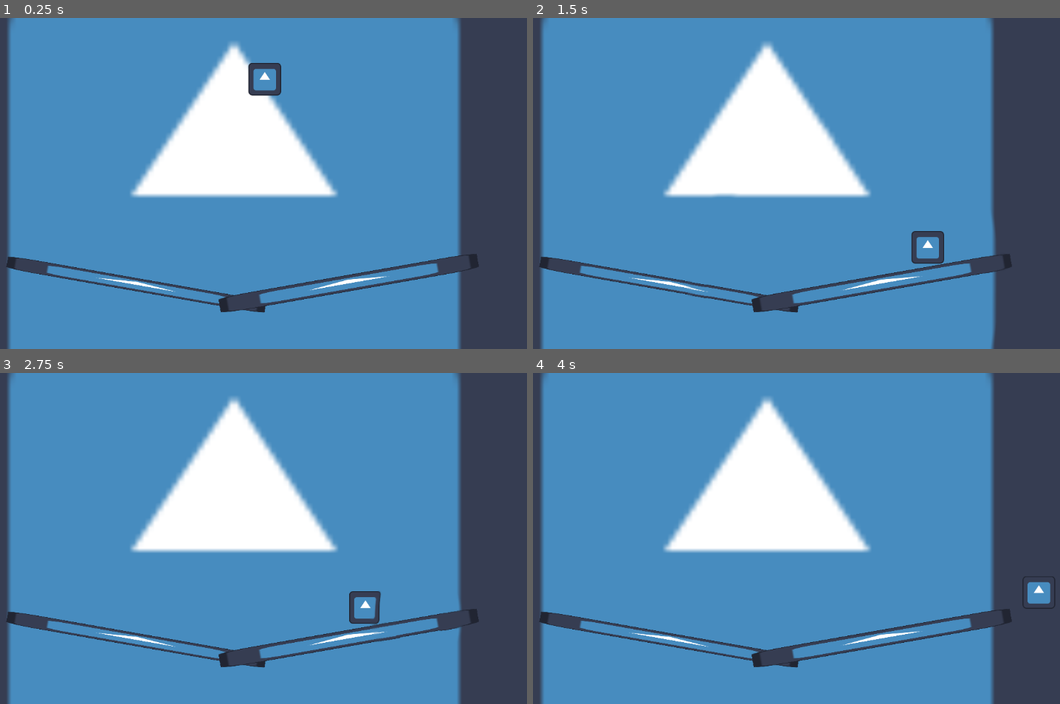
Above: before the commit, frames 1-4 (two rows, left to right).
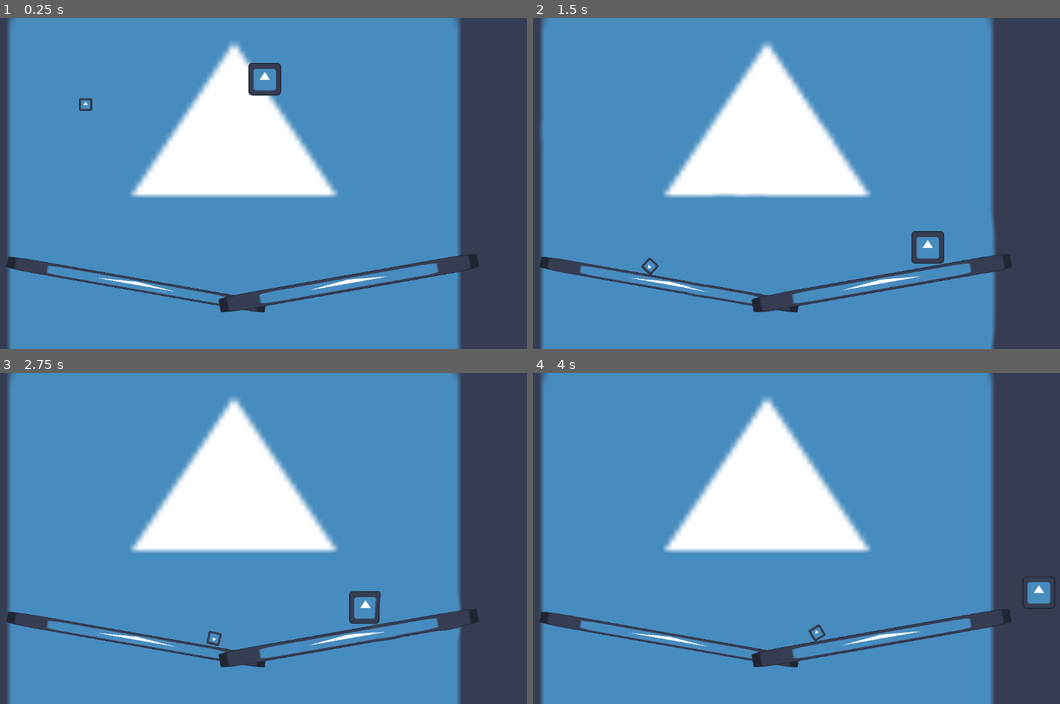
Above: after the commit, the same moments.

Repository: BeMain/metroidvania
Game: Godot game, scene res://world.tscn
The game is run twice, just before and just after one commit, with the same random seed, the same clock (stepped at 60 frames per second) and the same inputs. The engine's default icon, where the game draws it, is replaced by a stand-in: a white triangle on a blue panel in a dark square.
Inputs:
- Up to frame 1 (0.25 s): no input
- Up to frame 2 (1.5 s): tap Enter (ui_accept) at 0.5 s; hold Ctrl (run) 0.53-1.28 s; hold Right (right) from 0.53 s (still down); tap Up (jump) at 0.77 s; tap Shift (sneak) at 1.35 s
- Up to frame 3 (2.75 s): tap Up (jump) at 1.52 s; release Right (right) at 2.03 s; hold Left (left) from 2.03 s (still down); hold Ctrl (run) from 2.03 s (still down)
- Up to frame 4 (4 s): release Left (left) at 2.78 s; release Ctrl (run) at 2.78 s; hold Right (right) from 2.78 s (still down); tap Shift (sneak) at 2.85 s; tap Up (jump) at 3.02, 3.77 s; hold Ctrl (run) from 3.53 s (still down)

The runs differ from the first frame. In frame 1, less than 0.1% of the frame differs, in the area x 14-18%, y 24-29%; in frame 2, less than 0.1%, in the area x 20-48%, y 72-89%; in frame 3, less than 0.1%; in frame 4, less than 0.1%.

Commit message:
Fix corrupt files due to rename

Diff:
--- a/objects/rock.tscn
+++ b/objects/rock.tscn
@@ -1,13 +1,13 @@
 [gd_scene load_steps=5 format=3 uid="uid://bcc7lgobm60rh"]
 
-[ext_resource type="PackedScene" uid="uid://b4kors6856u0k" path="res://audible_object.tscn" id="1_pms0b"]
+[ext_resource type="PackedScene" uid="uid://cw7rj5k7yg2at" path="res://objects/audible_object.tscn" id="1_oc2al"]
 [ext_resource type="Script" path="res://objects/rock.gd" id="2_2effm"]
 [ext_resource type="Texture2D" uid="uid://cy32ov5kfeixm" path="res://icon.svg" id="3_ktw0v"]
 
-[sub_resource type="CircleShape2D" id="CircleShape2D_qqibj"]
+[sub_resource type="CircleShape2D" id="CircleShape2D_2uobx"]
 radius = 16.0
 
-[node name="Rock" instance=ExtResource("1_pms0b")]
+[node name="Rock" instance=ExtResource("1_oc2al")]
 script = ExtResource("2_2effm")
 
 [node name="Icon" type="Sprite2D" parent="." index="1"]
--- a/world.tscn
+++ b/world.tscn
@@ -2,7 +2,7 @@
 
 [ext_resource type="PackedScene" uid="uid://kvh7jejnf37l" path="res://player.tscn" id="2_f4qc2"]
 [ext_resource type="Texture2D" uid="uid://cy32ov5kfeixm" path="res://icon.svg" id="2_fjsoq"]
-[ext_resource type="PackedScene" uid="uid://b13d5rg7dvdnx" path="res://rock.tscn" id="3_4ye5s"]
+[ext_resource type="PackedScene" uid="uid://bcc7lgobm60rh" path="res://objects/rock.tscn" id="3_b32g3"]
 
 [sub_resource type="RectangleShape2D" id="RectangleShape2D_2t33r"]
 size = Vector2(64, 64)
@@ -46,8 +46,8 @@
 shape = SubResource("RectangleShape2D_2t33r")
 metadata/_edit_lock_ = true
 
-[node name="Rock" parent="." instance=ExtResource("3_4ye5s")]
-position = Vector2(545, 88)
-
 [node name="Player" parent="." instance=ExtResource("2_f4qc2")]
 position = Vector2(634, 87)
+
+[node name="Rock" parent="." instance=ExtResource("3_b32g3")]
+position = Vector2(284, 141)
Not shown: 1 places in objects/rock.tscn that only renumber resources
